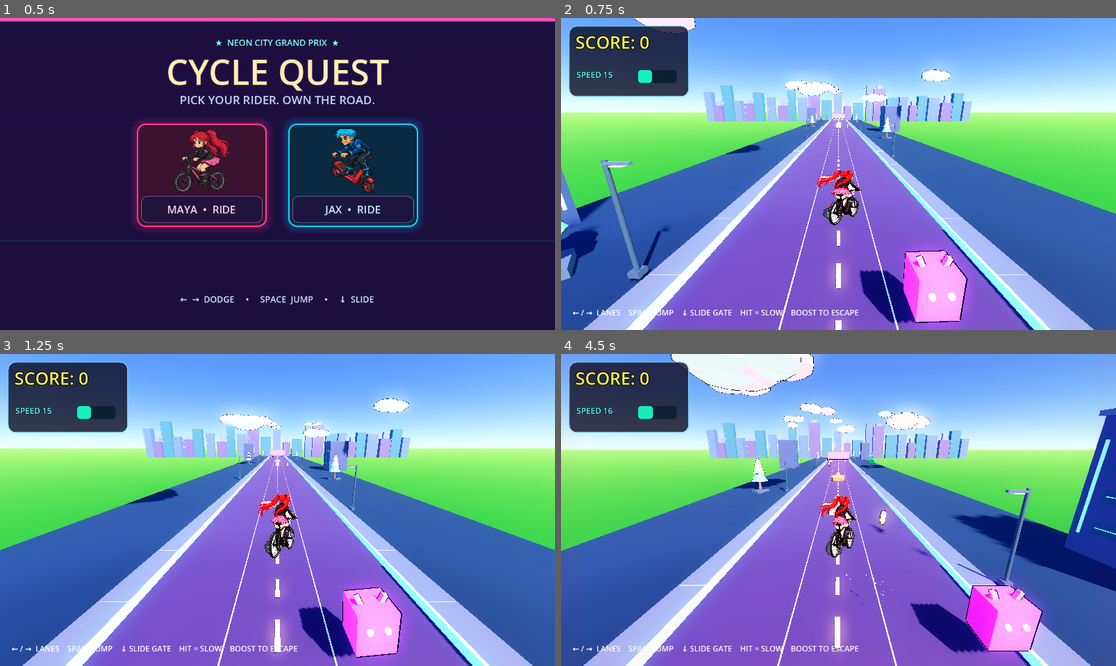
Above: before the commit, frames 1-4 (two rows, left to right).
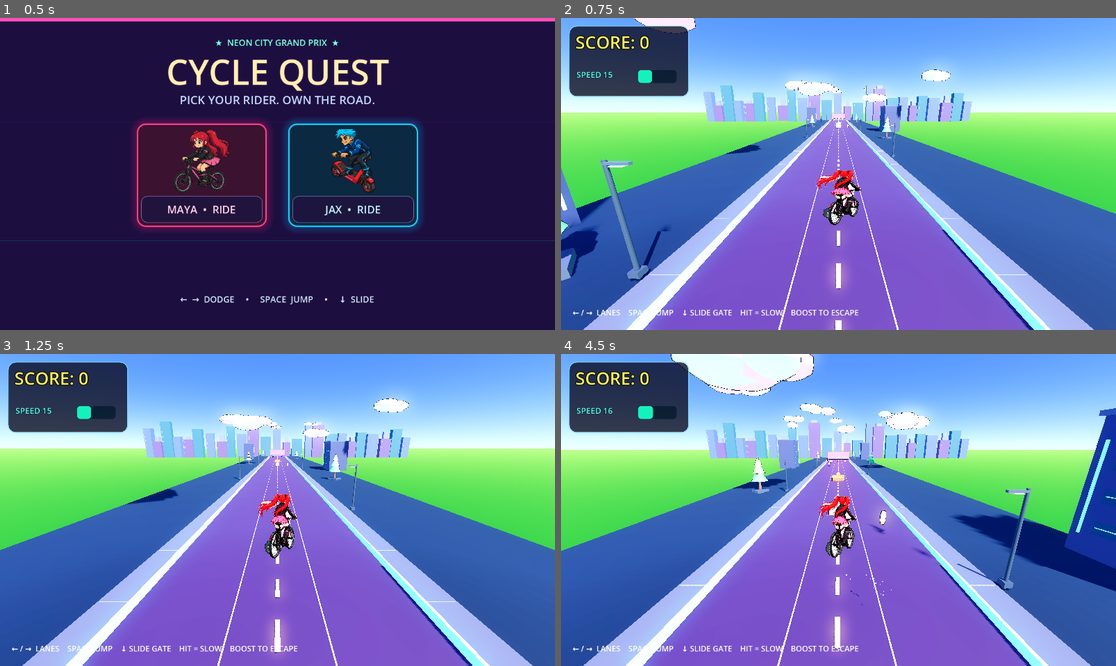
Above: after the commit, the same moments.

Repository: Nouh-jpg/CYCLE-QUEST
Game: Godot game, scene res://scenes/CharacterSelection.tscn
The game is run twice, just before and just after one commit, with the same random seed, the same clock (stepped at 60 frames per second) and the same inputs.
Inputs:
- Up to frame 1 (0.5 s): no input
- Up to frame 2 (0.75 s): click "MAYA • RIDE" at 0.5 s
- Up to frame 3 (1.25 s): no input
- Up to frame 4 (4.5 s): hold D (ui_right) 1.28-2.03 s; tap Space (ui_accept) at 1.52, 2.27, 3.77 s; hold S (ui_down) 2.03-2.78 s; hold D (ui_right) 2.78-3.53 s; hold W (ui_up) 3.53-4.28 s; hold A (ui_left) from 4.28 s (still down)

Frame 1 is identical in both runs. In frame 2, 3.7% of the frame differs, in the area x 53-74%, y 73-100%; in frame 3, 3.3%; in frame 4, 3.8%, in the area x 62-88%, y 72-98%.

Commit message:
Keep the chaser offstage until the first obstacle hit
The pursuer started inside the chase camera, so the opening was already
a catch and the first stumble ended the run. It now stays hidden behind
the camera until a hit, then closes from a lead one slowdown cannot finish.

Co-authored-by: Nouh-jpg <Nouh-jpg@users.noreply.github.com>

Diff:
--- a/scenes/Main.tscn
+++ b/scenes/Main.tscn
@@ -101,7 +101,7 @@
 fov = 72.0
 
 [node name="Chaser" parent="." instance=ExtResource("3_chaser")]
-transform = Transform3D(1, 0, 0, 0, 1, 0, 0, 0, 1, 2.2, 0, 4.35)
+transform = Transform3D(1, 0, 0, 0, 1, 0, 0, 0, 1, 2.2, 0, 32)
 
 [node name="RoadManager" type="Node3D" parent="."]
 script = ExtResource("2_road_manager")
--- a/scripts/Chaser.gd
+++ b/scripts/Chaser.gd
@@ -1,20 +1,26 @@
 extends CharacterBody3D
 
 ## The chase camera sits ~8.5 m behind the rider (Player._setup_camera).
-## A 2×2.3×2 body that starts at z=18 drives through that lens and fills the
-## frame. Stay in the band between rider and camera, offset to the rider's
-## right, and small enough that the road and the billboard stay readable.
+## The chaser stays offstage until the first obstacle hit. It then appears
+## in the band between rider and camera, small and off the rider's right.
+## A single stumble must not cover that whole lead — only a real catch ends the run.
 const START_GAP := 4.35
 const CATCH_GAP := 1.55
 const WARN_GAP := 4.35
-## Seconds of clean riding to ease from START_GAP down toward PRESS_GAP.
+## Seconds of engaged riding to ease from START_GAP down toward PRESS_GAP.
 ## A hit pulls tighter than that; a boost opens back to START_GAP.
 const CLOSE_SECONDS := 36.0
 const PRESS_GAP := 3.05
 const BOOST_PULL := 8.0
 const PURSUIT_ACCEL := 6.0
+## How fast the chaser gains while the rider is slowed. Capped so the
+## appearance-on-hit lunge stays short of CATCH_GAP.
+const HIT_SQUEEZE_CAP := 0.62
+const HIT_SQUEEZE_PER_DEFICIT := 0.08
 const SIDE_FAR := 2.2
 const SIDE_NEAR := 1.15
+## Parked well behind the chase camera until the first hit. The lens is at ~8.5 m.
+const DORMANT_GAP := 32.0
 ## Meters kept between the camera and the chaser's nearest (+Z) point.
 const CAMERA_CLEARANCE := 3.45
 const BACK_EXTENT := 0.62
@@ -29,10 +35,34 @@
 var _pursuit := 15.0
 ## Set once the chaser has pressed in, so a boost escape can flash once.
 var _escape_ready := false
+## False until the first obstacle hit. The opening is an empty road.
+var engaged := false
 
 func _ready() -> void:
 	player = get_tree().root.find_child("Player", true, false)
 	_apply_toon_look()
+	_park_offstage()
+
+func _park_offstage() -> void:
+	visible = false
+	if player == null or not is_instance_valid(player):
+		return
+	global_position = Vector3(
+		player.global_position.x + SIDE_FAR,
+		player.global_position.y,
+		player.global_position.z + DORMANT_GAP
+	)
+
+## First obstacle hit. Later hits do not teleport the lead back open.
+func engage() -> void:
+	if engaged or GameManager.is_game_over:
+		return
+	engaged = true
+	_run_time = 0.0
+	_escape_ready = false
+	visible = true
+	if "cruise_speed" in player:
+		_pursuit = float(player.cruise_speed)
 	_snap_to_gap(START_GAP)
 
 func _snap_to_gap(gap: float) -> void:
@@ -103,6 +133,17 @@
 		return
 	if player == null or not is_instance_valid(player):
 		player = get_tree().root.find_child("Player", true, false)
+		return
+
+	if not engaged:
+		_park_offstage()
+		_danger = 0.0
+		var idle_ui := get_tree().root.find_child("UI", true, false)
+		if idle_ui and idle_ui.has_method("set_danger_level"):
+			idle_ui.set_danger_level(0.0)
+		var idle_audio := get_node_or_null("/root/GameAudio")
+		if idle_audio and idle_audio.has_method("set_danger_energy"):
+			idle_audio.set_danger_energy(0.0)
 		return
 
 	_run_time += delta
@@ -137,9 +178,9 @@
 		chase = player_speed
 	else:
 		var deficit := maxf(0.0, cruise - player_speed)
-		var squeeze := minf(1.45, deficit * 0.12)
+		var squeeze := minf(HIT_SQUEEZE_CAP, deficit * HIT_SQUEEZE_PER_DEFICIT)
 		if deficit > 2.0:
-			var extra := minf(0.3, maxf(0.0, (gap - desired) * 0.1))
+			var extra := minf(0.08, maxf(0.0, (gap - desired) * 0.05))
 			chase = player_speed + squeeze + extra
 		else:
 			var gap_err := gap - desired
--- a/scripts/Player.gd
+++ b/scripts/Player.gd
@@ -737,6 +737,10 @@
 	_play_squash(Vector3(1.35, 0.62, 1.35), 0.18)
 	_sfx("crash")
 	_notify_combo()
+	# The pursuer is absent until this stumble. The slowdown is not a catch.
+	var chaser := get_tree().root.find_child("Chaser", true, false)
+	if chaser and chaser.has_method("engage"):
+		chaser.engage()
 	var ui = get_tree().root.find_child("UI", true, false)
 	if ui and ui.has_method("popup_points"):
 		ui.popup_points("SLOW!", Color(1.0, 0.35, 0.25))
--- a/tests/smoke_chaser_slide.gd
+++ b/tests/smoke_chaser_slide.gd
@@ -1,6 +1,6 @@
 extends SceneTree
-## Headless checks: chaser stays off the lens, the existing slide duck
-## clears the magenta hanging gate, and jump still clears a red low block.
+## Headless checks: the chaser stays offstage until a hit, one stumble does
+## not end the run, slide clears the magenta gate, and jump clears a red block.
 
 var _failed := false
 
@@ -140,57 +140,39 @@
 	var hidden := chaser.get_node_or_null("Mesh") as MeshInstance3D
 	if hidden != null and hidden.visible:
 		_fail("Placeholder chaser mesh is visible")
-	var cam := player.get_node_or_null("Camera3D") as Camera3D
-	if cam == null:
-		_fail("Camera missing")
-		return
-	var max_area := 0.0
-	var max_w := 0.0
-	var max_h := 0.0
-	var min_side := 100.0
-	var min_clear := 100.0
-	var min_gap := 100.0
+	if bool(chaser.engaged) or chaser.visible:
+		_fail("Chaser is in the chase before any hit")
+		return
+	var opening_gap := chaser.global_position.z - player.global_position.z
+	print("CHASER opening_gap=%.2f engaged=%s" % [opening_gap, chaser.engaged])
+	if opening_gap < 18.0:
+		_fail("Chaser starts too close (gap %.2f)" % opening_gap)
+		return
+	# Several seconds of clean riding: no hit, so the chaser must stay offstage.
+	const GRACE_FRAMES := 480
+	var min_gap := opening_gap
 	var saw_gate := false
 	for i in 1500:
 		_silence_obstacles()
 		await physics_frame
 		if bool(root.get_node("GameManager").is_game_over):
-			_fail("Run ended during chaser sample frame %d" % i)
+			_fail("Run ended during the opening (frame %d, no hits)" % i)
 			return
-		if i % 30 != 0:
-			continue
+		if bool(chaser.engaged) or chaser.visible:
+			_fail("Chaser engaged with no hit at frame %d" % i)
+			return
 		var gap := chaser.global_position.z - player.global_position.z
-		var side := chaser.global_position.x - player.global_position.x
-		var clear := cam.global_position.z - (chaser.global_position.z + 0.62)
 		min_gap = minf(min_gap, gap)
-		min_side = minf(min_side, side)
-		min_clear = minf(min_clear, clear)
-		if gap <= 1.55:
-			_fail("Chaser caught the player during framing sample (gap %.2f)" % gap)
+		if gap < 18.0:
+			_fail("Chaser approached before any hit (gap %.2f at frame %d)" % [gap, i])
 			return
-		if clear < 3.2:
-			_fail("Chaser within %.2fm of the camera" % clear)
-			return
+		if i == GRACE_FRAMES - 1:
+			print("GRACE %.1fs gap=%.2f game_over=false" % [float(GRACE_FRAMES) / 60.0, gap])
 		if not root.find_children("OverheadBar", "", true, false).is_empty():
 			saw_gate = true
-		var span := _screen_span(cam, chaser)
-		if span.x < 0.0:
-			_fail("Chaser crossed the camera plane")
-			return
-		max_area = maxf(max_area, span.x)
-		max_w = maxf(max_w, span.y)
-		max_h = maxf(max_h, span.z)
-	print("CHASER min_gap=%.2f min_side=%.2f min_clear=%.2f max_area=%.3f max_w=%.3f max_h=%.3f saw_gate=%s" % [
-		min_gap, min_side, min_clear, max_area, max_w, max_h, saw_gate
-	])
+	print("CHASER dormant min_gap=%.2f saw_gate=%s" % [min_gap, saw_gate])
 	if not saw_gate:
 		_fail("No magenta OverheadBar spawned on the road")
-	if min_side < 0.85:
-		_fail("Chaser drifted onto the rider (side %.2f)" % min_side)
-	if max_area > 0.12 or max_w > 0.45 or max_h > 0.5:
-		_fail("Chaser screen coverage too large area=%.3f w=%.3f h=%.3f" % [max_area, max_w, max_h])
-	if max_area <= 0.001:
-		_fail("Chaser never appeared on screen")
 
 func _test_music() -> void:
 	var ga := root.get_node_or_null("GameAudio")
@@ -222,23 +204,32 @@
 	var gm := root.get_node("GameManager")
 	var cruise := float(player.cruise_speed)
 	var gap0 := float(chaser.global_position.z - player.global_position.z)
+	if bool(chaser.engaged) or gap0 < 18.0:
+		_fail("Chaser was already chasing before the boost (gap %.2f)" % gap0)
+		return
 	player.apply_boost()
 	for _i in 50:
 		_silence_obstacles()
 		await physics_frame
 	if bool(gm.is_game_over):
 		_fail("Boost ended the run")
+		return
+	if bool(chaser.engaged):
+		_fail("Boost summoned the chaser")
 		return
 	var boosted := float(player.current_speed)
 	var gap1 := float(chaser.global_position.z - player.global_position.z)
 	print("BOOST speed=%.1f cruise=%.1f gap %.2f -> %.2f" % [boosted, cruise, gap0, gap1])
 	if boosted < cruise + 10.0:
 		_fail("Boost did not surge speed (%.1f vs cruise %.1f)" % [boosted, cruise])
-	if gap1 < gap0 + 0.35 and gap1 < 4.15:
-		_fail("Boost did not open the chaser gap (%.2f -> %.2f)" % [gap0, gap1])
+	if gap1 < 18.0:
+		_fail("Chaser approached during the opening boost (%.2f -> %.2f)" % [gap0, gap1])
 	player.set("_boost_timer", 0.0)
 	var before := float(player.current_speed)
 	player.on_obstacle_hit()
+	if not bool(chaser.engaged):
+		_fail("Obstacle hit did not bring the chaser in")
+		return
 	for _i in 8:
 		_silence_obstacles()
 		await physics_frame
@@ -249,6 +240,7 @@
 	print("HIT speed %.1f -> %.1f penalty=%.1f" % [before, slowed, float(player._speed_penalty)])
 	if slowed > before - 8.0:
 		_fail("Hit did not slow the player (%.1f -> %.1f)" % [before, slowed])
+	_assert_chaser_in_frame(player, chaser)
 	var gap2 := float(chaser.global_position.z - player.global_position.z)
 	for _i in 30:
 		_silence_obstacles()
@@ -260,6 +252,57 @@
 	print("HIT gap %.2f -> %.2f" % [gap2, gap3])
 	if gap3 > gap2 - 0.12:
 		_fail("Chaser did not close during the slowdown (%.2f -> %.2f)" % [gap2, gap3])
+	# Rest of this stumble, with no second hit and no boost. One hit is not a catch.
+	var min_gap := gap3
+	for _i in 220:
+		_silence_obstacles()
+		await physics_frame
+		if bool(gm.is_game_over):
+			_fail("A single obstacle hit ended the run")
+			return
+		min_gap = minf(min_gap, chaser.global_position.z - player.global_position.z)
+	print("HIT survived min_gap=%.2f" % min_gap)
+	if min_gap <= 1.55:
+		_fail("A single hit let the chaser catch (min gap %.2f)" % min_gap)
+	var gap_before_boost := float(chaser.global_position.z - player.global_position.z)
+	player.apply_boost()
+	for _i in 50:
+		_silence_obstacles()
+		await physics_frame
+	if bool(gm.is_game_over):
+		_fail("Boost after a hit ended the run")
+		return
+	var gap_after_boost := float(chaser.global_position.z - player.global_position.z)
+	var surged := float(player.current_speed)
+	print("AWAY boost speed=%.1f gap %.2f -> %.2f" % [surged, gap_before_boost, gap_after_boost])
+	if surged < float(player.cruise_speed) + 10.0:
+		_fail("Boost after a hit did not surge speed")
+	if gap_after_boost < gap_before_boost + 0.35 and gap_after_boost < 4.15:
+		_fail("Boost did not open the chaser gap (%.2f -> %.2f)" % [gap_before_boost, gap_after_boost])
+
+func _assert_chaser_in_frame(player: Node, chaser: Node3D) -> void:
+	var cam := player.get_node_or_null("Camera3D") as Camera3D
+	if cam == null:
+		_fail("Camera missing")
+		return
+	var gap := float(chaser.global_position.z - player.global_position.z)
+	var side := float(chaser.global_position.x - player.global_position.x)
+	var clear := cam.global_position.z - (chaser.global_position.z + 0.62)
+	print("CHASER engaged gap=%.2f side=%.2f clear=%.2f" % [gap, side, clear])
+	if gap <= 1.55:
+		_fail("Chaser caught on arrival (gap %.2f)" % gap)
+	if clear < 3.2:
+		_fail("Chaser within %.2fm of the camera" % clear)
+	if side < 0.85:
+		_fail("Chaser drifted onto the rider (side %.2f)" % side)
+	var span := _screen_span(cam, chaser)
+	if span.x < 0.0:
+		_fail("Chaser crossed the camera plane")
+		return
+	if span.x > 0.12 or span.y > 0.45 or span.z > 0.5:
+		_fail("Chaser screen coverage too large area=%.3f w=%.3f h=%.3f" % [span.x, span.y, span.z])
+	if span.x <= 0.001:
+		_fail("Chaser never appeared on screen after the hit")
 
 func _screen_span(cam: Camera3D, chaser: Node3D) -> Vector3:
 	var visual := chaser.get_node_or_null("Visual")
